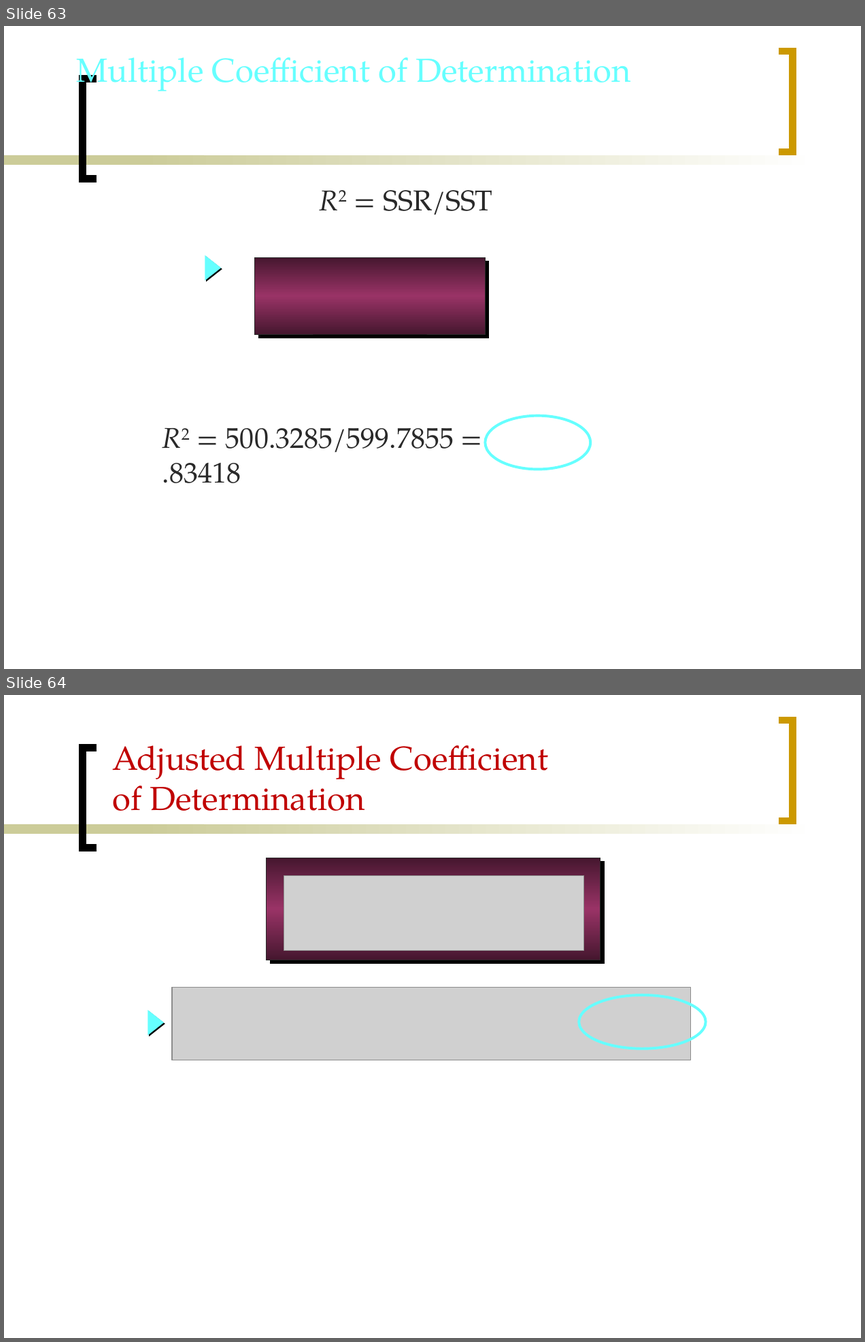
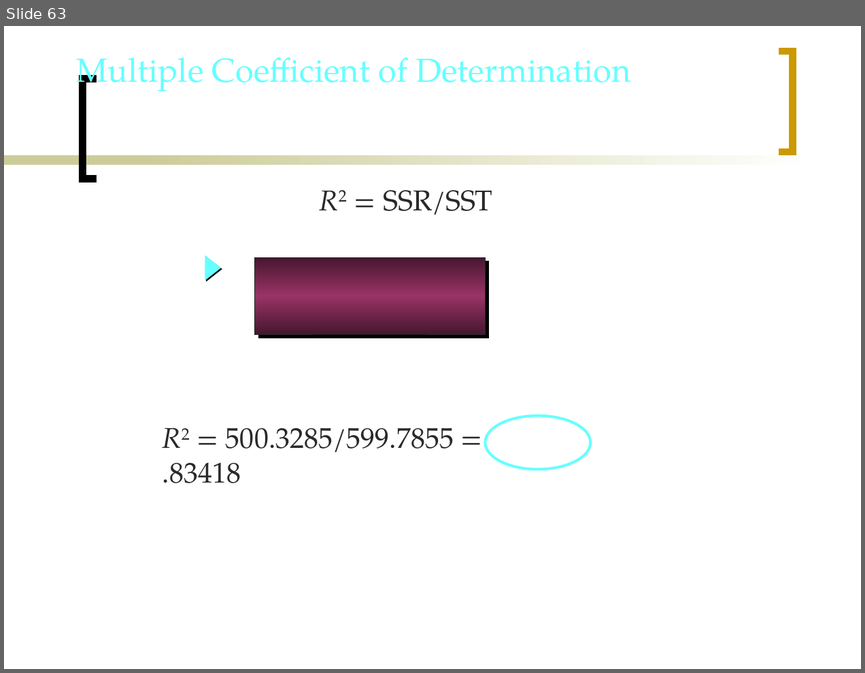
Before and after one commit to Mayooran1987/MC3020_E22, a slide deck: Lect_6.pptx. Shown one above the other, each under a label of ours: slides 63 and 64 before the commit, slide 63 after it. The pictures are 865x1342 and 865x673 pixels, drawn with LibreOffice and Linux fonts; fonts in the diff are those of the drawing; grey boxes stand for pictures. Boxes give left, top, right and bottom in pixels: in the first picture for what was removed or moved away, otherwise in the second. Text is boxed around its words. In the diff, an @@ line names an element or a change of style, - is before the commit and + after.

```diff
--- a/Lect_6.pptx
+++ b/Lect_6.pptx
@@ slide 64 removed at box(4, 695, 861, 1338), background #FFFFFF; not listed: 4 template elements that a slide beside it also shows @@
@@ text removed at box(112, 745, 548, 811) @@
-Adjusted Multiple Coefficient
-of Determination
@@ rectangle removed at box(266, 858, 600, 960) @@
@@ picture removed at box(284, 875, 584, 950) @@
@@ picture removed at box(172, 987, 690, 1060) @@
@@ ellipse removed at box(579, 995, 706, 1048) @@
@@ triangle removed at box(149, 1011, 163, 1034) @@
```
Also in this commit, not shown: 3 slides changed.
